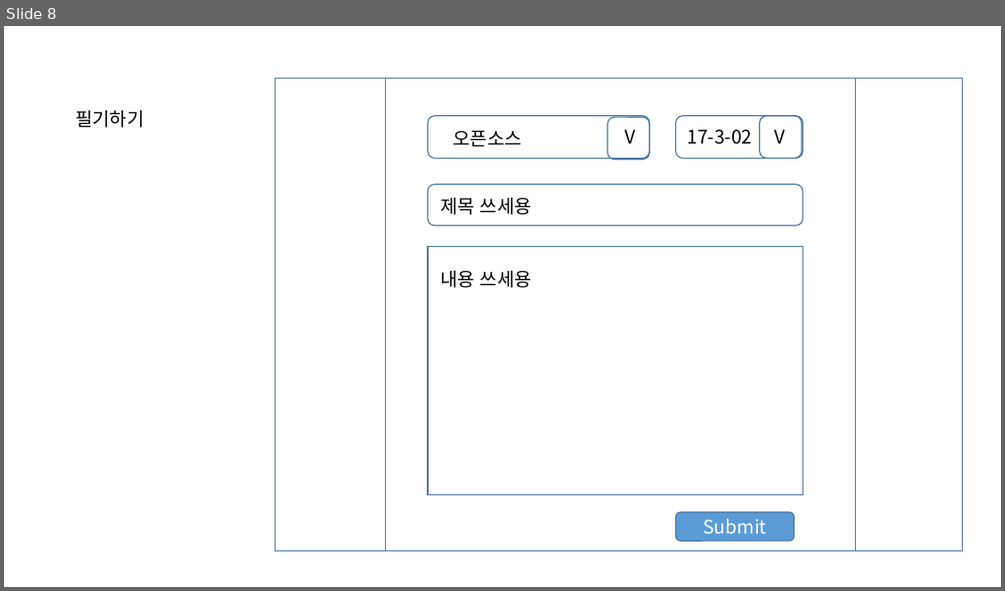
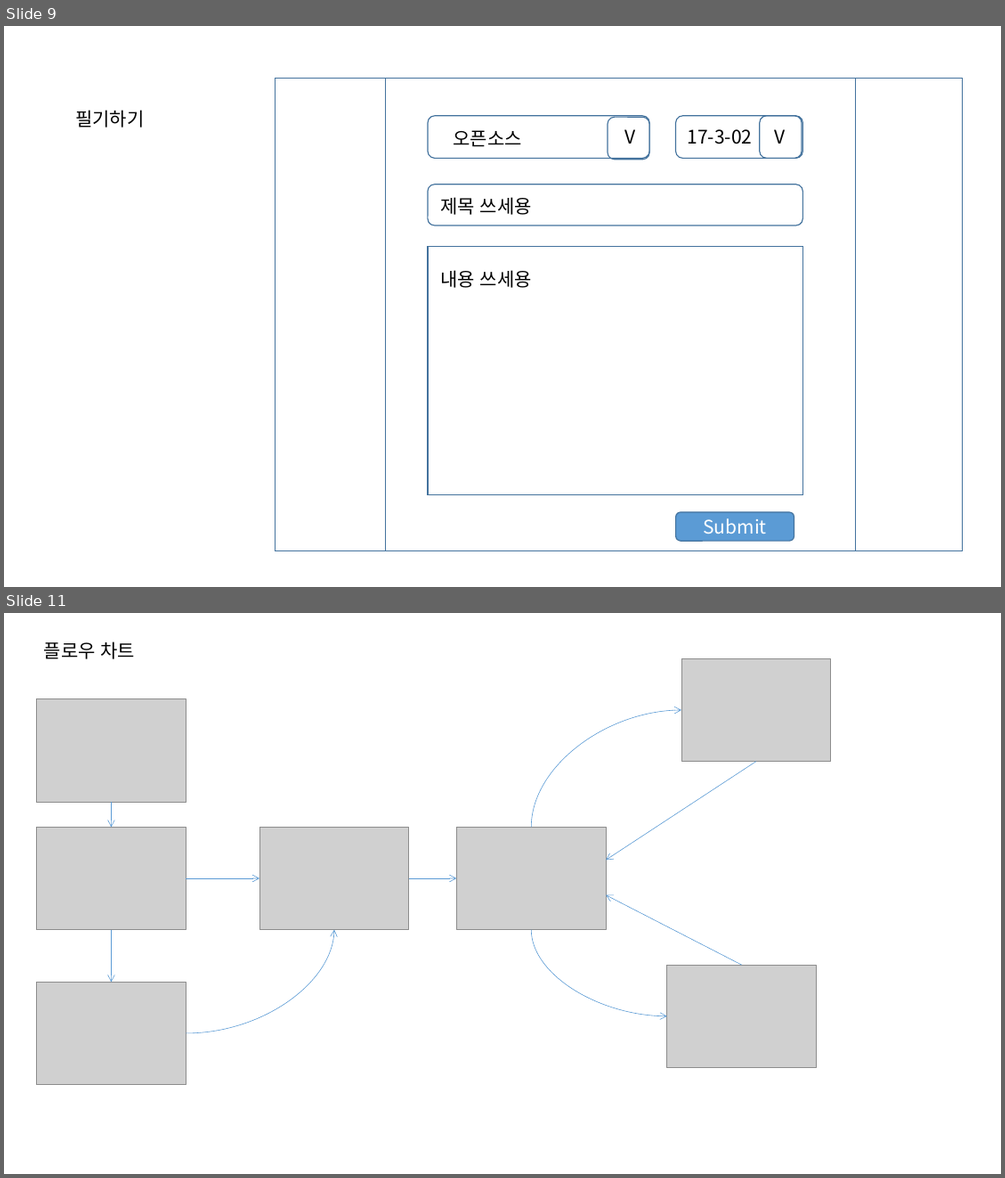
Before and after one commit to masima305/opensourceClass, a slide deck: project#1/메모장 기획.pptx. Shown one above the other, each under a label of ours: slide 8 before the commit, slides 9 and 11 after it; the slides between them are not shown. The pictures are 1005x591 and 1005x1178 pixels, drawn with LibreOffice and Linux fonts; fonts in the diff are those of the drawing; grey boxes stand for pictures. Boxes give left, top, right and bottom in pixels: in the first picture for what was removed or moved away, otherwise in the second. Text is boxed around its words. In the diff, an @@ line names an element or a change of style, - is before the commit and + after.

```diff
--- a/project#1/메모장 기획.pptx
+++ b/project#1/메모장 기획.pptx
@@ slide 11 added at (4,613,1001,1174), background #FFFFFF @@
@@ text added at (44,641,136,659), 18 pt, text #000000 @@
+플로우 차트
@@ picture added at (681,658,831,761) @@
@@ picture added at (37,699,186,802) @@
@@ curved arrow added from (531, 827) to (681, 710), #5B9BD5 0.5 pt @@
@@ arrow added from (756, 761) to (606, 860), #5B9BD5 0.5 pt @@
@@ arrow added from (111, 803) to (111, 827), #5B9BD5 0.5 pt @@
@@ picture added at (37,827,186,929) @@
@@ picture added at (259,827,409,929) @@
@@ picture added at (456,827,606,929) @@
@@ arrow added from (186, 878) to (259, 878), #5B9BD5 0.5 pt @@
@@ arrow added from (409, 878) to (456, 878), #5B9BD5 0.5 pt @@
@@ arrow added from (742, 965) to (606, 895), #5B9BD5 0.5 pt @@
@@ arrow added from (111, 929) to (111, 981), #5B9BD5 0.5 pt @@
@@ curved arrow added from (186, 1033) to (334, 929), #5B9BD5 0.5 pt @@
@@ curved arrow added from (531, 929) to (667, 1016), #5B9BD5 0.5 pt @@
@@ picture added at (37,981,186,1084) @@
@@ picture added at (667,965,817,1067) @@
@@ what was slide 8 is now slide 9 @@
```
Also in this commit, not shown: 5 slides changed, 2 other slides added.
